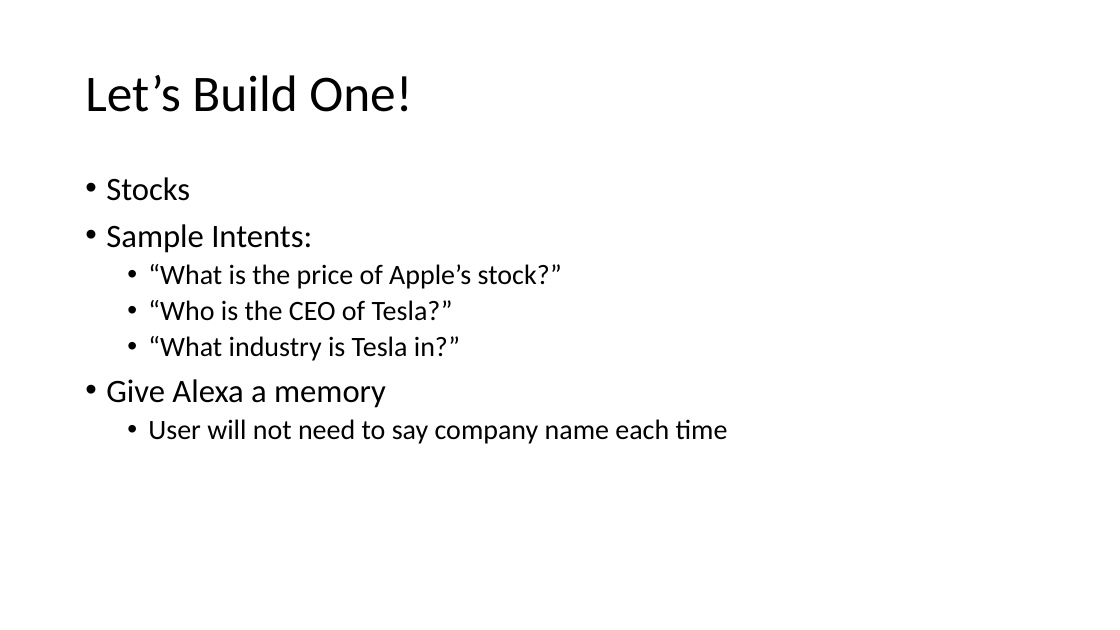
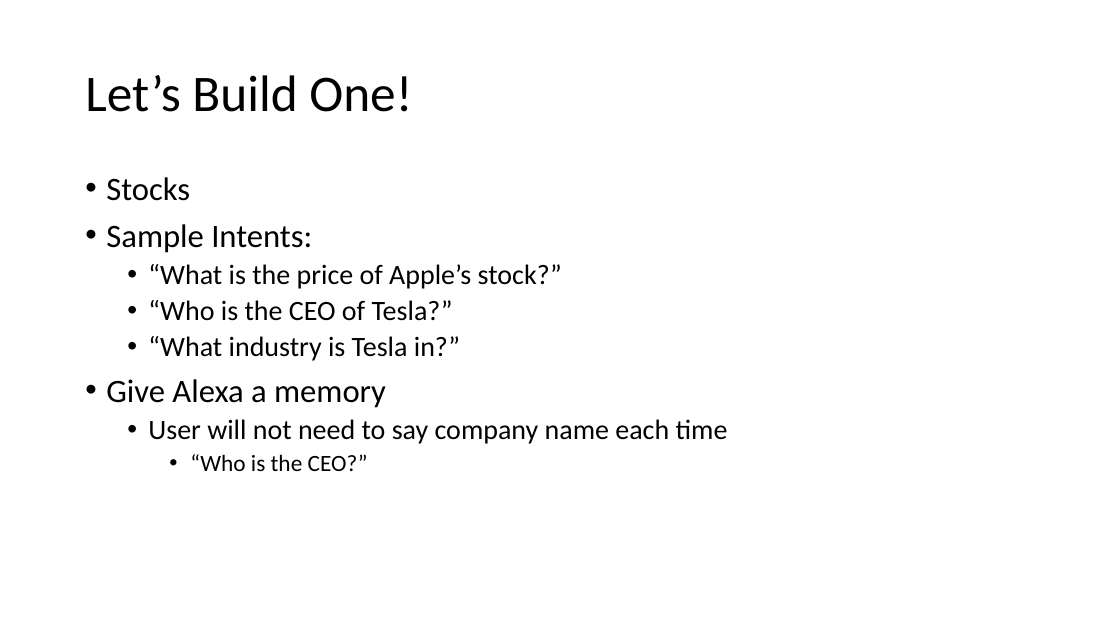
Before and after one commit to haydenwade/speaking-st-cloud-alexa-nodejs-public-apis, a slide deck: slide 12 of Building An Custom.pptx (slide 11 before the commit). Drawn at 1120x630 pixels with LibreOffice and Linux fonts; fonts in the diff are those of the drawing. Boxes give left, top, right and bottom in pixels: in the first picture for what was removed or moved away, otherwise in the second. Text is boxed around its words. In the diff, an @@ line names an element or a change of style, - is before the commit and + after.

```diff
--- a/Building An Custom.pptx
+++ b/Building An Custom.pptx
@@ text at [190, 454, 368, 471]: paragraph added @@
+    • “Who is the CEO?”
```
Also in this commit, not shown: 6 other slides changed, 1 slide added, 5 other files.
